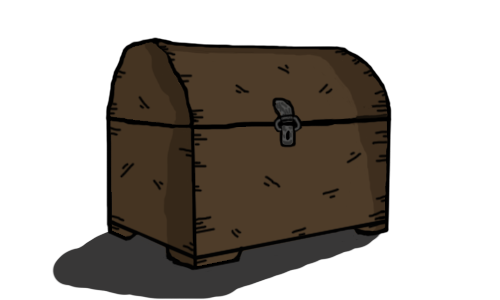
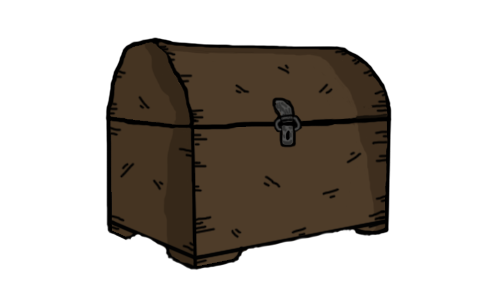
Layered file, before and after one edit (500 × 300). Changes by layer:
painted on "sandık" over [52, 228, 381, 300]
